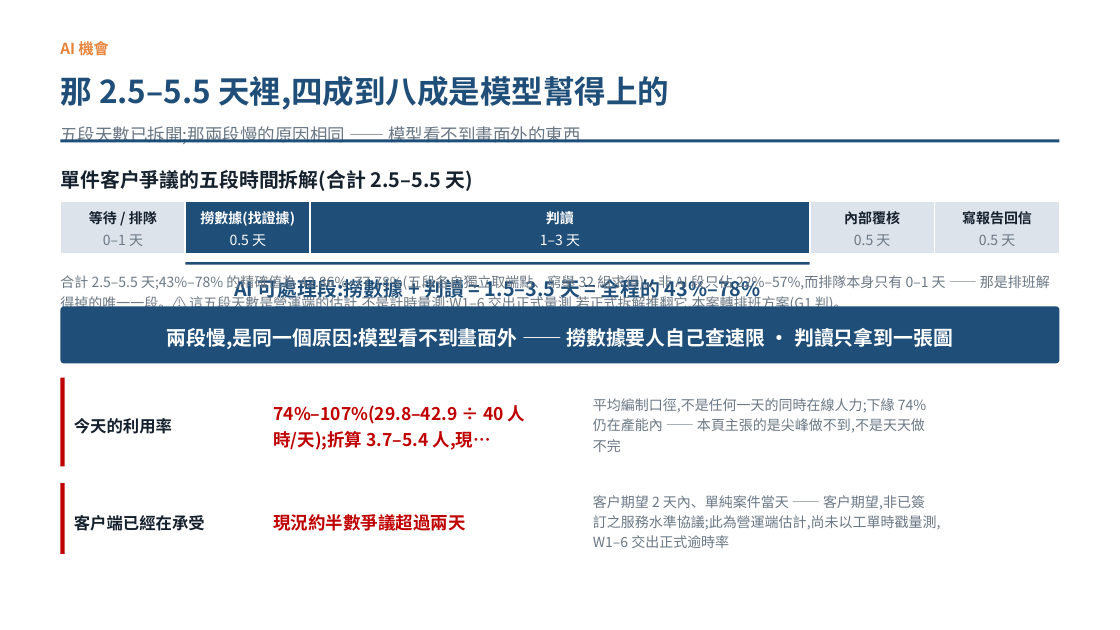
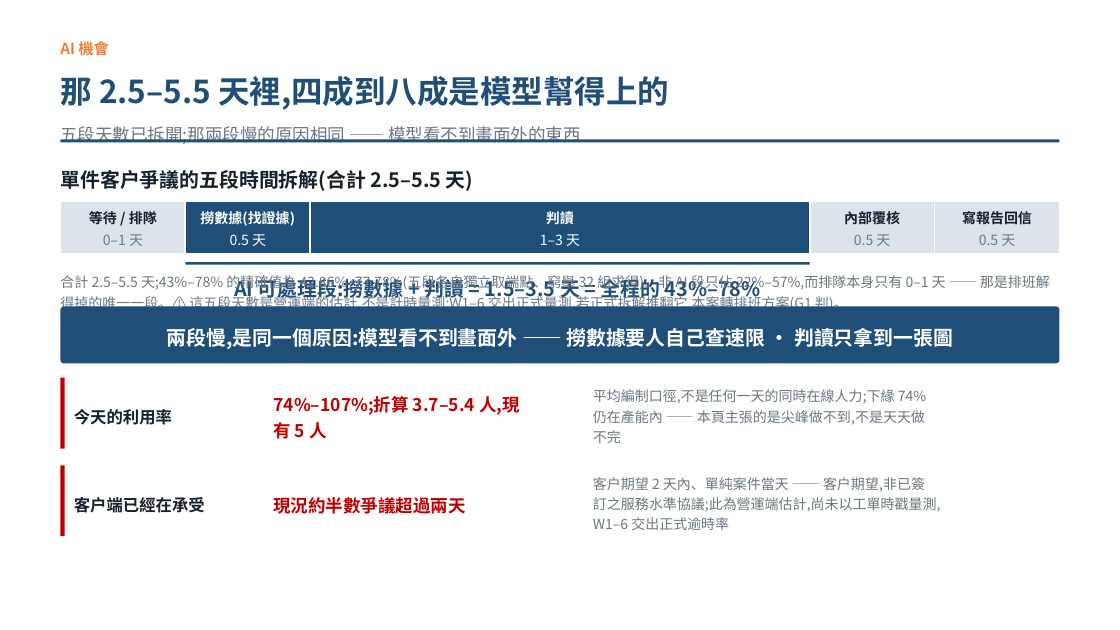
Before and after one commit to pokai-huang0828/UTS_workspace, a slide deck: slide 3 of Artificial Intelligence for Enterprises/Assessment3/Huang_26254793_421104_Assessment 3.pptx. Drawn at 1120x630 pixels with LibreOffice and Linux fonts; fonts in the diff are those of the drawing. Boxes give left, top, right and bottom in pixels: in the first picture for what was removed or moved away, otherwise in the second. Text is boxed around its words. In the diff, an @@ line names an element or a change of style, - is before the commit and + after.

```diff
--- a/Artificial Intelligence for Enterprises/Assessment3/Huang_26254793_421104_Assessment 3.pptx
+++ b/Artificial Intelligence for Enterprises/Assessment3/Huang_26254793_421104_Assessment 3.pptx
@@ rectangle: place and size @@
-rectangle at [60, 378, 65, 466]
+rectangle at [60, 378, 65, 449]
@@ text "今天的利用率": place and size @@
-text "今天的利用率" at [74, 418, 172, 434]
+text "今天的利用率" at [74, 409, 172, 425]
@@ text "平均編制口徑,不是任何一天的同時在線人力;下緣 74% 仍在產能內 —— 本頁主張的是尖峰做不到,不是天天做不完": place and size @@
-text "平均編制口徑,不是任何一天的同時在線人力;下緣 74% 仍在產能內 —— 本頁主張的是尖峰做不到,不是天天做不完" at [593, 398, 926, 452]
+text "平均編制口徑,不是任何一天的同時在線人力;下緣 74% 仍在產能內 —— 本頁主張的是尖峰做不到,不是天天做不完" at [593, 389, 926, 443]
@@ text at [273, 396, 520, 439]: text changed @@
-74%–107%(29.8–42.9 ÷ 40 人時/天);折算 3.7–5.4 人,現…
+74%–107%;折算 3.7–5.4 人,現有 5 人
@@ 3 texts, 1 rectangle: place and size @@
-3 texts, 1 rectangle at [60, 483, 941, 554]
+3 texts, 1 rectangle at [60, 465, 941, 536]
```
Also in this commit, not shown: 4 other slides changed, 2 other files.
